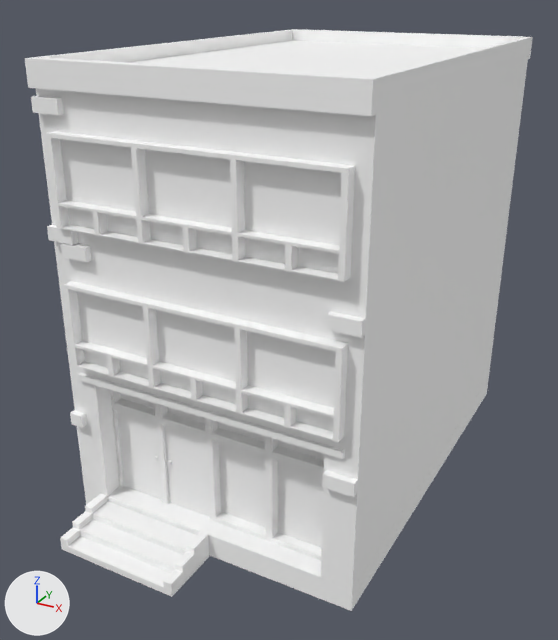
Renders of the FBX model Assets/Art/Static Meshes/City/Buildings/3F/SM_3F_L_01.fbx from each side of a commit.
Camera for both pictures: a camera (50 mm lens) standing at (8.82, -17.0, 12.89) and looking at (-0.35, -0.32, 4.55). Arrows for +X, +Y and +Z are at lower left; the lights stay in place. The picture after the commit comes second. Where no turn or scale is listed for an object, it has been applied to the vertices.

The scene before the commit, as lines of its bpy script (objects in view):
```python
me_mesh_090 = bpy.data.meshes.new('Mesh.090')
me_mesh_090.from_pydata(...)  # 693 vertices, 465 faces; spans x -4.07..3.87, y -6.19..6.98, z -0.02..11.42
me_mesh_090.materials.append(mat_material__36_080)  # white #ffffff
ob_sm_3f_l_01 = bpy.data.objects.new('SM_3F_L_01', me_mesh_090)
ob_sm_3f_l_01.location = (0.0, 0.0, 0.0)
```
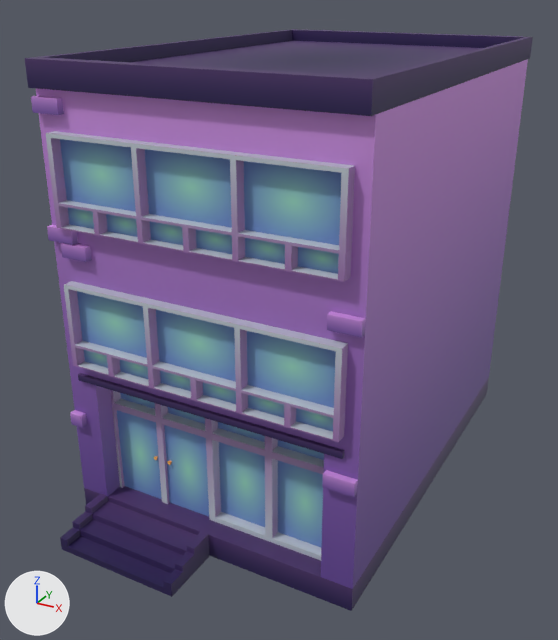
Where the newer file only moved an object's origin or applied its transform, the numbers keep the older frame.

The change, as a list of edits to the scene's bpy script:
```text
Add img_t_atlas_buildings_bc_png:
    img_t_atlas_buildings_bc_png = load_image('T_Atlas_Buildings_BC.png', '../../../../Textures/City/T_Atlas_Buildings_BC.png', 2048, 2048, 'sRGB')
Add mat_material__36_076:
    mat_material__36_076 = principled_material('Material #36.076')
    mat_material__36_076.texture = img_t_atlas_buildings_bc_png
    mat_material__36_076.roughness = 0.553
Change me_mesh_090:
    where me_mesh_090.from_pydata(...)  # 693 vertices, 465 faces; spans x -4.07..3.87, y -6.19..6.98, z -0.02..11.42
    remove me_mesh_090.materials.append(mat_material__36_080)  # white #ffffff
    add me_mesh_090.materials.append(mat_material__36_076)  # picture img_t_atlas_buildings_bc_png
```

Location of each change, [x1, y1, x2, y2] in pixels of the pictures (558 x 640 px):
'SM_3F_L_01', recoloured (darker)
    both: [25, 29, 533, 611]
